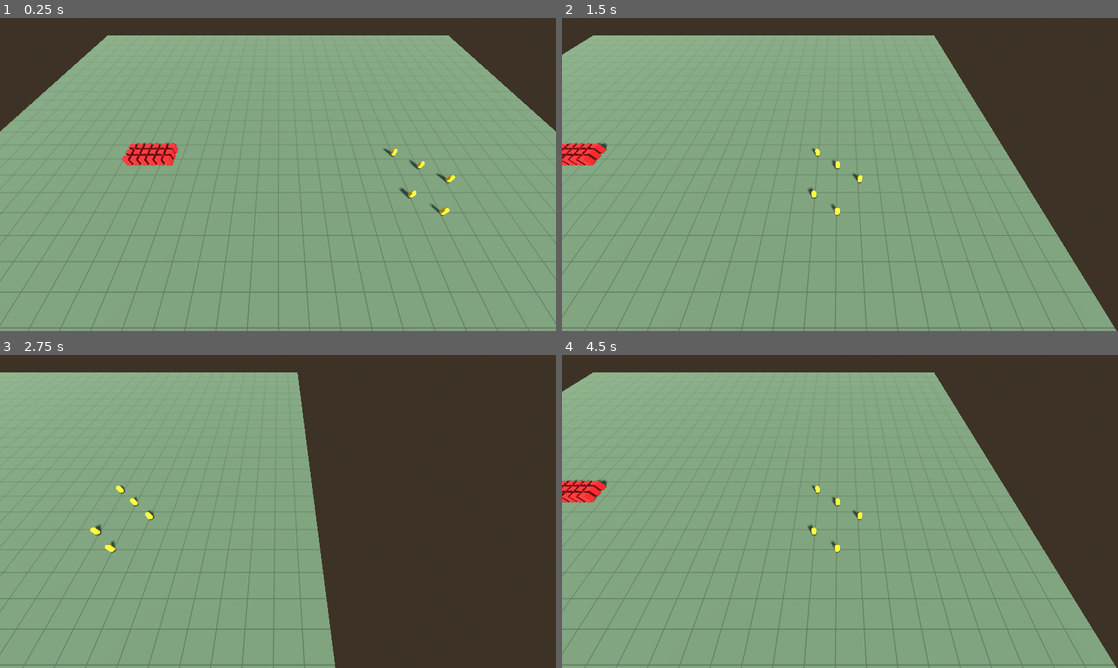
Above: before the commit, frames 1-4 (two rows, left to right).
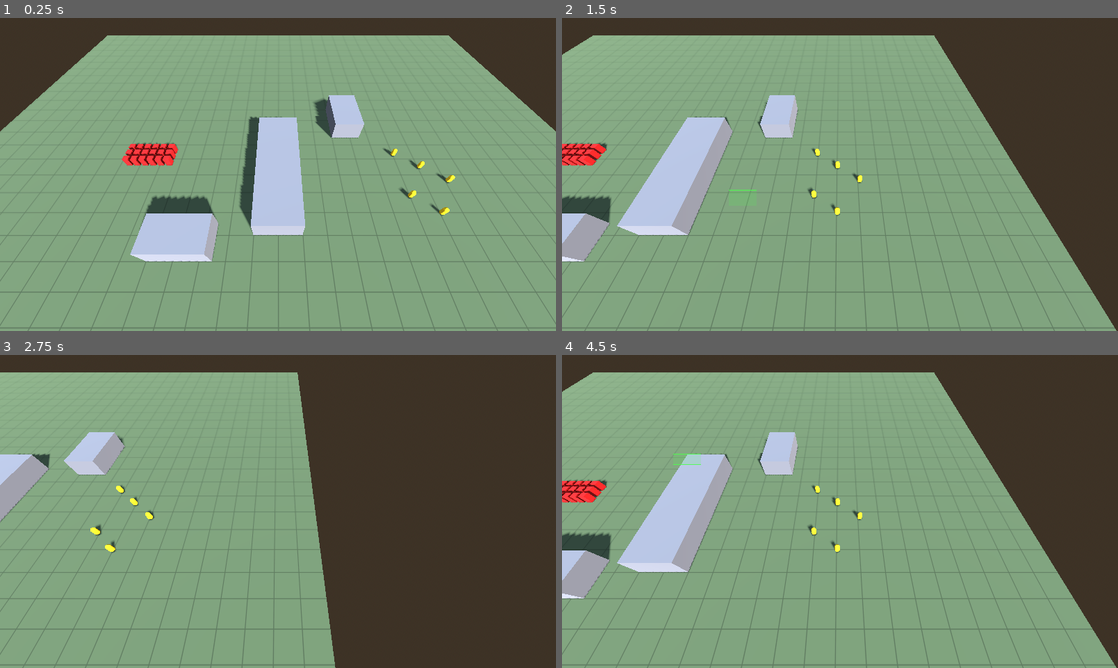
Above: after the commit, the same moments.

Repository: zhqgitc/rtsGameSpike
Game: Godot game, scene res://scenes/main.tscn
The game is run twice, just before and just after one commit, with the same random seed, the same clock (stepped at 60 frames per second) and the same inputs.
Inputs (mouse positions are in pixels of both pictures, inside the frame that each line leads up to):
- Up to frame 1 (0.25 s): no input
- Up to frame 2 (1.5 s): tap Enter at 0.5 s; move the mouse to (962, 158) at 0.52 s; hold D 0.53-1.25 s; click (962, 158) at 0.67 s; drag from (728, 190) to (812, 237) at 1.27 s
- Up to frame 3 (2.75 s): tap Space at 2 s; move the mouse to (333, 442) at 2.02 s; hold D from 2.03 s (still down); click (333, 442) at 2.17 s
- Up to frame 4 (4.5 s): release D at 2.75 s; drag from (812, 574) to (673, 464) at 2.77 s; move the mouse to (1006, 558) at 3.52 s; hold A 3.53-4.25 s; click (1006, 558) at 3.67 s; drag from (673, 464) to (756, 433) at 4.27 s

The runs differ from the first frame. In frame 1, 7.6% of the frame differs, in the area x 23-66%, y 24-78%; in frame 2, 6.6%; in frame 3, 2.2%; in frame 4, 6.6%.

Commit message:
M2: selection, move orders and navmesh pathing
Click and box selection (shift adds) with ring highlight, right-click group move orders spread over a formation using per-unit-type spacing, NavigationAgent3D pathing with avoidance around baked obstacles, step clamped to the navmesh. Terrain is now a NavigationRegion3D baked from collision shapes.

Co-Authored-By: Claude Sonnet 5.5 <noreply@anthropic.com>

Diff:
--- a/data/units/collectivist_conscript.tres
+++ b/data/units/collectivist_conscript.tres
@@ -9,6 +9,7 @@
 faction = &"collectivists"
 max_health = 60
 move_speed = 4.0
+formation_spacing = 1.5
 shape = 0
 size = Vector3(1.1, 1.8, 1.1)
 color = Color(0.72, 0.1, 0.1, 1)
--- a/data/units/libertarian_freeholder.tres
+++ b/data/units/libertarian_freeholder.tres
@@ -9,6 +9,7 @@
 faction = &"libertarians"
 max_health = 120
 move_speed = 5.0
+formation_spacing = 3.2
 shape = 1
 size = Vector3(0.9, 1.8, 0.9)
 color = Color(0.95, 0.75, 0.1, 1)
--- a/scenes/main.tscn
+++ b/scenes/main.tscn
@@ -1,8 +1,9 @@
-[gd_scene load_steps=7 format=3]
+[gd_scene load_steps=8 format=3]
 
 [ext_resource type="Script" path="res://scripts/main.gd" id="1"]
 [ext_resource type="Script" path="res://scripts/world/terrain.gd" id="2"]
 [ext_resource type="Script" path="res://scripts/ui/rts_camera.gd" id="3"]
+[ext_resource type="Script" path="res://scripts/ui/selection_controller.gd" id="4"]
 
 [sub_resource type="ProceduralSkyMaterial" id="sky_mat"]
 
@@ -25,8 +26,11 @@
 transform = Transform3D(0.866, -0.25, 0.433, 0, 0.866, 0.5, -0.5, -0.433, 0.75, 0, 20, 0)
 shadow_enabled = true
 
-[node name="Terrain" type="Node3D" parent="."]
+[node name="Terrain" type="NavigationRegion3D" parent="."]
 script = ExtResource("2")
+
+[node name="SelectionController" type="Node" parent="."]
+script = ExtResource("4")
 
 [node name="Units" type="Node3D" parent="."]
 
--- /dev/null
+++ b/scripts/sim/orders.gd
@@ -0,0 +1,50 @@
+class_name Orders
+extends RefCounted
+## Command layer: turns a player intent into orders for individual units.
+## The UI calls this; it does not know about mice or screens.
+
+
+## Send a group to a point. Units spread over a formation around the target so
+## they don't all fight over the same spot. Spacing comes from the unit data.
+static func move_group(units: Array[Unit], target: Vector3) -> void:
+	if units.is_empty():
+		return
+	var centroid := Vector3.ZERO
+	var spacing := 0.0
+	for unit in units:
+		centroid += unit.global_position
+		spacing = maxf(spacing, unit.def.formation_spacing)
+	centroid /= units.size()
+
+	var forward := target - centroid
+	forward.y = 0.0
+	forward = forward.normalized() if forward.length() > 0.01 else Vector3.FORWARD
+
+	var slots := _formation_slots(target, units.size(), spacing, forward)
+	var remaining: Array[Unit] = units.duplicate()
+	for slot in slots:
+		var best := 0
+		var best_dist := INF
+		for i in remaining.size():
+			var d := remaining[i].global_position.distance_squared_to(slot)
+			if d < best_dist:
+				best_dist = d
+				best = i
+		remaining[best].issue_move(slot)
+		remaining.remove_at(best)
+
+
+## Rectangular grid centred on the target, facing the direction of travel.
+## Slots are ordered front row first.
+static func _formation_slots(center: Vector3, count: int, spacing: float, forward: Vector3) -> Array[Vector3]:
+	var right := forward.cross(Vector3.UP).normalized()
+	var cols := ceili(sqrt(float(count)))
+	var rows := ceili(count / float(cols))
+	var slots: Array[Vector3] = []
+	for i in count:
+		var col := i % cols
+		var row := floori(i / float(cols))
+		var across := (col - (cols - 1) * 0.5) * spacing
+		var depth := (row - (rows - 1) * 0.5) * spacing
+		slots.append(center + right * across - forward * depth)
+	return slots
--- a/scripts/sim/unit.gd
+++ b/scripts/sim/unit.gd
@@ -1,14 +1,94 @@
 class_name Unit
 extends Node3D
-## A unit in the world. Holds its definition and builds placeholder visuals.
+## A unit in the world. Holds its definition, follows move orders over the
+## navigation mesh (with avoidance) and builds placeholder visuals.
+## Movement runs in _physics_process (the fixed simulation tick).
+
+const GROUP := &"units"
+## A unit that barely moves for this long while ordered to move gives up.
+const STALL_SECONDS := 1.0
+const STALL_SPEED_FRACTION := 0.2
 
 var def: UnitDef
+var selected: bool = false:
+	set(value):
+		selected = value
+		if _selection_ring:
+			_selection_ring.visible = value
+
+var _agent: NavigationAgent3D
+var _selection_ring: MeshInstance3D
+var _moving: bool = false
+var _stall_time: float = 0.0
 
 
 func setup(unit_def: UnitDef) -> void:
 	def = unit_def
 	name = "%s_%d" % [def.id, get_instance_id()]
+	add_to_group(GROUP)
 	_build_placeholder_mesh()
+	_build_selection_ring()
+	_build_agent()
+
+
+## Order the unit to walk to a point on the ground.
+func issue_move(target: Vector3) -> void:
+	_agent.target_position = target
+	_moving = true
+	_stall_time = 0.0
+
+
+func stop() -> void:
+	_moving = false
+	_agent.velocity = Vector3.ZERO
+
+
+func is_moving() -> bool:
+	return _moving
+
+
+func _physics_process(_delta: float) -> void:
+	if not _moving:
+		return
+	if _agent.is_navigation_finished():
+		stop()
+		return
+	var to_next := _agent.get_next_path_position() - global_position
+	to_next.y = 0.0
+	# Feeding the desired velocity runs avoidance; the result arrives in _on_velocity_computed.
+	_agent.velocity = to_next.normalized() * def.move_speed
+
+
+func _on_velocity_computed(safe_velocity: Vector3) -> void:
+	if not _moving:
+		return
+	var delta := get_physics_process_delta_time()
+	var flat := Vector3(safe_velocity.x, 0.0, safe_velocity.z)
+	# Avoidance knows nothing about walls, so clamp the step back onto the navmesh.
+	var next := NavigationServer3D.map_get_closest_point(_agent.get_navigation_map(), global_position + flat * delta)
+	global_position = Vector3(next.x, 0.0, next.z)
+	if flat.length() > 0.1:
+		rotation.y = lerp_angle(rotation.y, atan2(-flat.x, -flat.z), minf(1.0, delta * 10.0))
+	if flat.length() < def.move_speed * STALL_SPEED_FRACTION:
+		_stall_time += delta
+		if _stall_time > STALL_SECONDS:
+			stop()
+	else:
+		_stall_time = 0.0
+
+
+func _build_agent() -> void:
+	_agent = NavigationAgent3D.new()
+	add_child(_agent)
+	_agent.radius = def.size.x * 0.5 + 0.1
+	_agent.max_speed = def.move_speed
+	_agent.path_desired_distance = 0.6
+	_agent.target_desired_distance = 0.6
+	_agent.avoidance_enabled = true
+	_agent.neighbor_distance = 8.0
+	_agent.max_neighbors = 10
+	_agent.time_horizon_agents = 1.5
+	_agent.velocity_computed.connect(_on_velocity_computed)
 
 
 func _build_placeholder_mesh() -> void:
@@ -28,3 +108,20 @@
 	mesh_instance.material_override = mat
 	mesh_instance.position.y = def.size.y * 0.5
 	add_child(mesh_instance)
+
+
+func _build_selection_ring() -> void:
+	var radius := maxf(def.size.x, def.size.z) * 0.5 + 0.2
+	var torus := TorusMesh.new()
+	torus.inner_radius = radius
+	torus.outer_radius = radius + 0.15
+	var mat := StandardMaterial3D.new()
+	mat.albedo_color = Color(0.3, 1.0, 0.3)
+	mat.shading_mode = BaseMaterial3D.SHADING_MODE_UNSHADED
+	_selection_ring = MeshInstance3D.new()
+	_selection_ring.mesh = torus
+	_selection_ring.material_override = mat
+	_selection_ring.cast_shadow = GeometryInstance3D.SHADOW_CASTING_SETTING_OFF
+	_selection_ring.position.y = 0.05
+	_selection_ring.visible = selected
+	add_child(_selection_ring)
--- a/scripts/sim/unit_def.gd
+++ b/scripts/sim/unit_def.gd
@@ -9,6 +9,9 @@
 @export var faction: StringName
 @export var max_health: int = 100
 @export var move_speed: float = 4.0
+## Distance between units when this unit type is ordered to move as a group.
+## Collectivists pack tightly, Libertarians spread out.
+@export var formation_spacing: float = 2.0
 ## Placeholder visuals until real models are assigned.
 @export var shape: Shape = Shape.BOX
 @export var size: Vector3 = Vector3(1, 1, 1)
--- /dev/null
+++ b/scripts/ui/selection_box_overlay.gd
@@ -0,0 +1,28 @@
+class_name SelectionBoxOverlay
+extends Control
+## Draws the rubber-band rectangle while the player drags a selection box.
+
+var _rect := Rect2()
+var _active := false
+
+
+func _init() -> void:
+	mouse_filter = Control.MOUSE_FILTER_IGNORE
+
+
+func show_rect(rect: Rect2) -> void:
+	_rect = rect
+	_active = true
+	queue_redraw()
+
+
+func hide_rect() -> void:
+	_active = false
+	queue_redraw()
+
+
+func _draw() -> void:
+	if not _active:
+		return
+	draw_rect(_rect, Color(0.3, 1.0, 0.3, 0.15), true)
+	draw_rect(_rect, Color(0.3, 1.0, 0.3, 0.9), false, 1.5)
--- /dev/null
+++ b/scripts/ui/selection_controller.gd
@@ -0,0 +1,121 @@
+class_name SelectionController
+extends Node
+## Mouse input for units: left click / drag-box to select (shift adds),
+## right click on the ground to order a move. Selection is UI state; the
+## simulation only ever receives orders through the Orders class.
+
+const DRAG_THRESHOLD := 6.0
+const CLICK_MIN_WIDTH := 24.0
+
+var selected: Array[Unit] = []
+
+var _press_pos := Vector2.ZERO
+var _pressing := false
+var _dragging := false
+var _overlay: SelectionBoxOverlay
+
+
+func _ready() -> void:
+	var layer := CanvasLayer.new()
+	_overlay = SelectionBoxOverlay.new()
+	layer.add_child(_overlay)
+	add_child(layer)
+
+
+func _unhandled_input(event: InputEvent) -> void:
+	if event is InputEventMouseButton:
+		if event.button_index == MOUSE_BUTTON_LEFT:
+			if event.pressed:
+				_pressing = true
+				_dragging = false
+				_press_pos = event.position
+			elif _pressing:
+				_pressing = false
+				_overlay.hide_rect()
+				if _dragging:
+					_select_in_rect(_drag_rect(event.position), event.shift_pressed)
+				else:
+					_select_at_point(event.position, event.shift_pressed)
+		elif event.button_index == MOUSE_BUTTON_RIGHT and event.pressed:
+			_order_move(event.position)
+	elif event is InputEventMouseMotion and _pressing:
+		if not _dragging and event.position.distance_to(_press_pos) > DRAG_THRESHOLD:
+			_dragging = true
+		if _dragging:
+			_overlay.show_rect(_drag_rect(event.position))
+
+
+func _drag_rect(current: Vector2) -> Rect2:
+	return Rect2(_press_pos, Vector2.ZERO).expand(current)
+
+
+func _select_at_point(point: Vector2, additive: bool) -> void:
+	var cam := get_viewport().get_camera_3d()
+	var best: Unit = null
+	var best_dist := INF
+	for node in get_tree().get_nodes_in_group(Unit.GROUP):
+		var unit := node as Unit
+		if unit == null or cam.is_position_behind(unit.global_position):
+			continue
+		if _screen_rect(cam, unit).has_point(point):
+			var dist := cam.global_position.distance_squared_to(unit.global_position)
+			if dist < best_dist:
+				best_dist = dist
+				best = unit
+	var picked: Array[Unit] = []
+	if best:
+		picked.append(best)
+	_apply_selection(picked, additive)
+
+
+func _select_in_rect(rect: Rect2, additive: bool) -> void:
+	var cam := get_viewport().get_camera_3d()
+	var picked: Array[Unit] = []
+	for node in get_tree().get_nodes_in_group(Unit.GROUP):
+		var unit := node as Unit
+		if unit == null or cam.is_position_behind(unit.global_position):
+			continue
+		if rect.intersects(_screen_rect(cam, unit)):
+			picked.append(unit)
+	_apply_selection(picked, additive)
+
+
+func _apply_selection(picked: Array[Unit], additive: bool) -> void:
+	if not additive:
+		for unit in selected:
+			if is_instance_valid(unit):
+				unit.selected = false
+		selected.clear()
+	for unit in picked:
+		if not selected.has(unit):
+			selected.append(unit)
+			unit.selected = true
+
+
+func _order_move(screen_pos: Vector2) -> void:
+	_prune_selection()
+	if selected.is_empty():
+		return
+	var cam := get_viewport().get_camera_3d()
+	var hit: Variant = Plane(Vector3.UP, 0.0).intersects_ray(
+			cam.project_ray_origin(screen_pos), cam.project_ray_normal(screen_pos))
+	if hit == null:
+		return
+	Orders.move_group(selected, hit)
+
+
+func _prune_selection() -> void:
+	var alive: Array[Unit] = []
+	for unit in selected:
+		if is_instance_valid(unit):
+			alive.append(unit)
+	selected = alive
+
+
+## Approximate on-screen bounds of a unit, from projecting its feet and head.
+func _screen_rect(cam: Camera3D, unit: Unit) -> Rect2:
+	var feet := cam.unproject_position(unit.global_position)
+	var head := cam.unproject_position(unit.global_position + Vector3.UP * unit.def.size.y)
+	var height := absf(feet.y - head.y)
+	var width := maxf(height * 0.7, CLICK_MIN_WIDTH)
+	return Rect2(Vector2(feet.x - width * 0.5, minf(feet.y, head.y)), Vector2(width, maxf(height, CLICK_MIN_WIDTH)))
--- a/scripts/world/terrain.gd
+++ b/scripts/world/terrain.gd
@@ -1,27 +1,66 @@
 class_name Terrain
-extends Node3D
-## Flat placeholder map: a gridded ground plane plus a collider for mouse picking.
+extends NavigationRegion3D
+## Placeholder map: gridded ground plane, a few obstacles, and the navigation
+## mesh baked from them at startup.
 
 @export var map_size: Vector2 = Vector2(128, 128)
 @export var tile_size: float = 4.0
+## Temporary hard-coded obstacles as Rect2(x, z, width, depth) on the ground,
+## until maps become data.
+@export var obstacles: Array[Rect2] = [
+	Rect2(-4, -12, 8, 24),
+	Rect2(-20, 10, 10, 6),
+	Rect2(12, -20, 6, 10),
+]
+@export var obstacle_height: float = 4.0
 
 
 func _ready() -> void:
 	var plane := PlaneMesh.new()
 	plane.size = map_size
-	var mesh_instance := MeshInstance3D.new()
-	mesh_instance.mesh = plane
-	mesh_instance.material_override = _make_grid_material()
-	add_child(mesh_instance)
+	var ground := MeshInstance3D.new()
+	ground.mesh = plane
+	ground.material_override = _make_grid_material()
+	add_child(ground)
+
+	var concrete := StandardMaterial3D.new()
+	concrete.albedo_color = Color(0.45, 0.45, 0.48)
+	for rect in obstacles:
+		var box := BoxMesh.new()
+		box.size = Vector3(rect.size.x, obstacle_height, rect.size.y)
+		var block := MeshInstance3D.new()
+		block.mesh = box
+		block.material_override = concrete
+		block.position = Vector3(rect.position.x + rect.size.x * 0.5, obstacle_height * 0.5, rect.position.y + rect.size.y * 0.5)
+		add_child(block)
+		var block_body := StaticBody3D.new()
+		var block_shape := CollisionShape3D.new()
+		var block_box := BoxShape3D.new()
+		block_box.size = box.size
+		block_shape.shape = block_box
+		block_body.add_child(block_shape)
+		block_body.position = block.position
+		add_child(block_body)
 
 	var body := StaticBody3D.new()
 	var shape := CollisionShape3D.new()
-	var box := BoxShape3D.new()
-	box.size = Vector3(map_size.x, 1.0, map_size.y)
-	shape.shape = box
+	var floor_box := BoxShape3D.new()
+	floor_box.size = Vector3(map_size.x, 1.0, map_size.y)
+	shape.shape = floor_box
 	shape.position.y = -0.5
 	body.add_child(shape)
 	add_child(body)
+
+	_bake_navigation()
+
+
+func _bake_navigation() -> void:
+	var nav := NavigationMesh.new()
+	# Bake from collision shapes: parsing visual meshes at runtime stalls the GPU.
+	nav.geometry_parsed_geometry_type = NavigationMesh.PARSED_GEOMETRY_STATIC_COLLIDERS
+	nav.agent_radius = 0.5
+	navigation_mesh = nav
+	bake_navigation_mesh(false)
 
 
 func _make_grid_material() -> StandardMaterial3D:
Not shown, added: scripts/sim/orders.gd.uid
Not shown, added: scripts/ui/selection_box_overlay.gd.uid
Not shown, added: scripts/ui/selection_controller.gd.uid
Not shown, changed: PLAN.md
